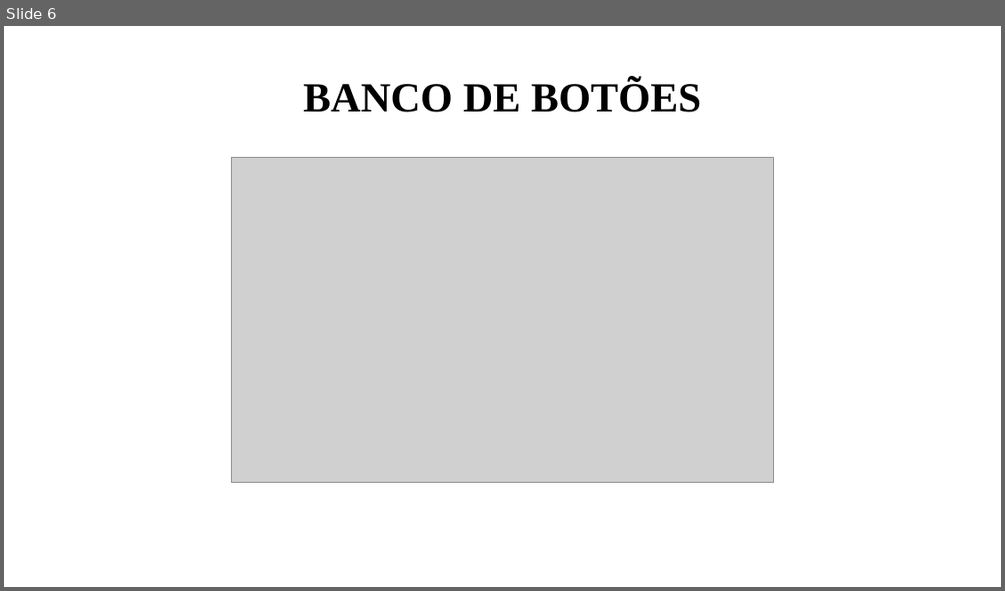
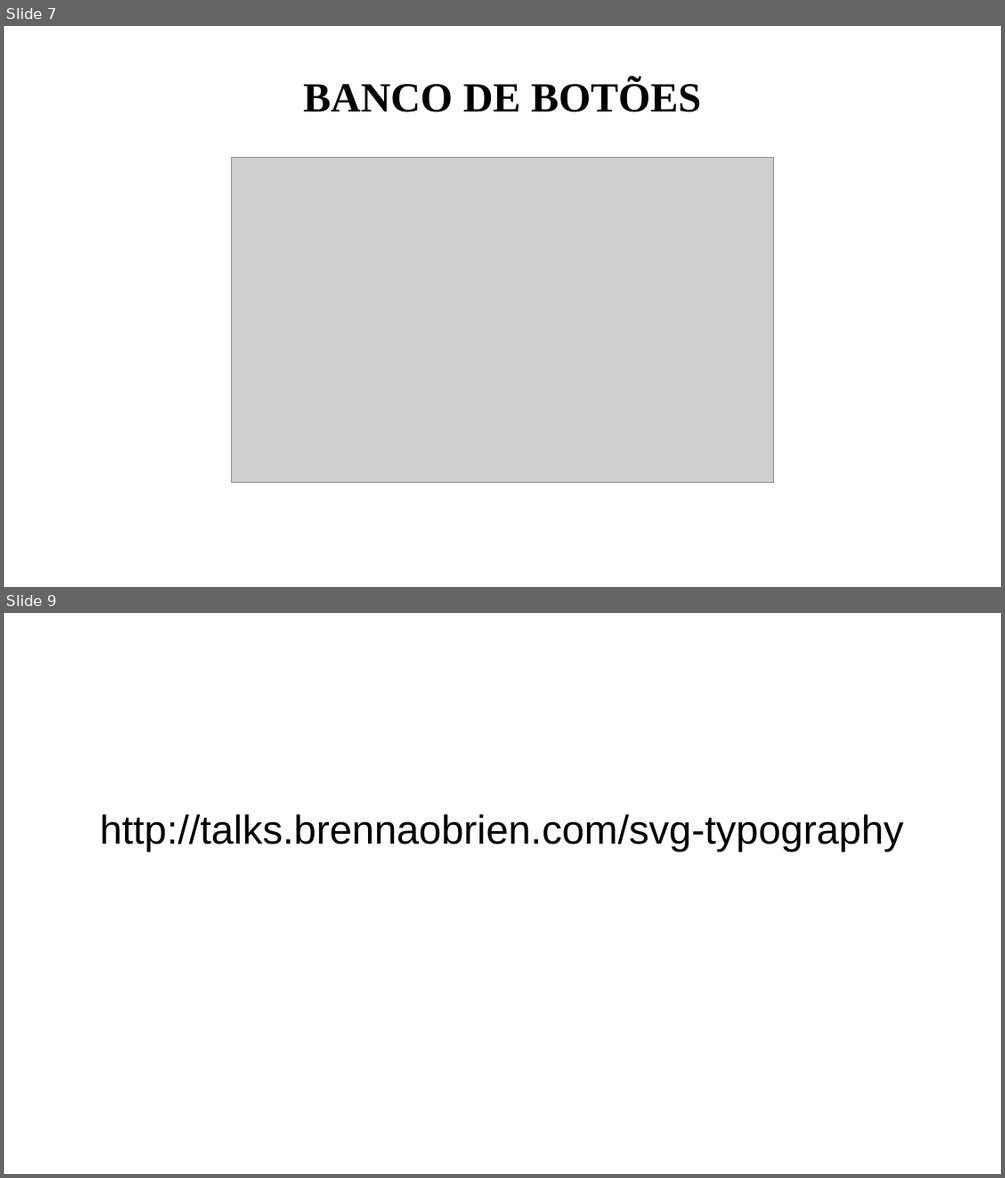
Before and after one commit to futxicaiadatec/futxicadinha01, a slide deck: quarta/slide.odp. Shown one above the other, each under a label of ours: slide 6 before the commit, slides 7 and 9 after it; the slides between them are not shown. The pictures are 1005x591 and 1005x1178 pixels, drawn with LibreOffice and Linux fonts; fonts in the diff are those of the drawing; grey boxes stand for pictures. Boxes give left, top, right and bottom in pixels: in the first picture for what was removed or moved away, otherwise in the second. Text is boxed around its words. In the diff, an @@ line names an element or a change of style, - is before the commit and + after.

```diff
--- a/quarta/slide.odp
+++ b/quarta/slide.odp
@@ slide 9 added at [4,613,1001,1174], background #FFFFFF @@
@@ subtitle added at [100,814,904,852], 32 pt, text #000000 @@
+http://talks.brennaobrien.com/svg-typography
@@ what was slide 6 is now slide 7 @@
```
Also in this commit, not shown: 3 other slides added, 15 other files.
